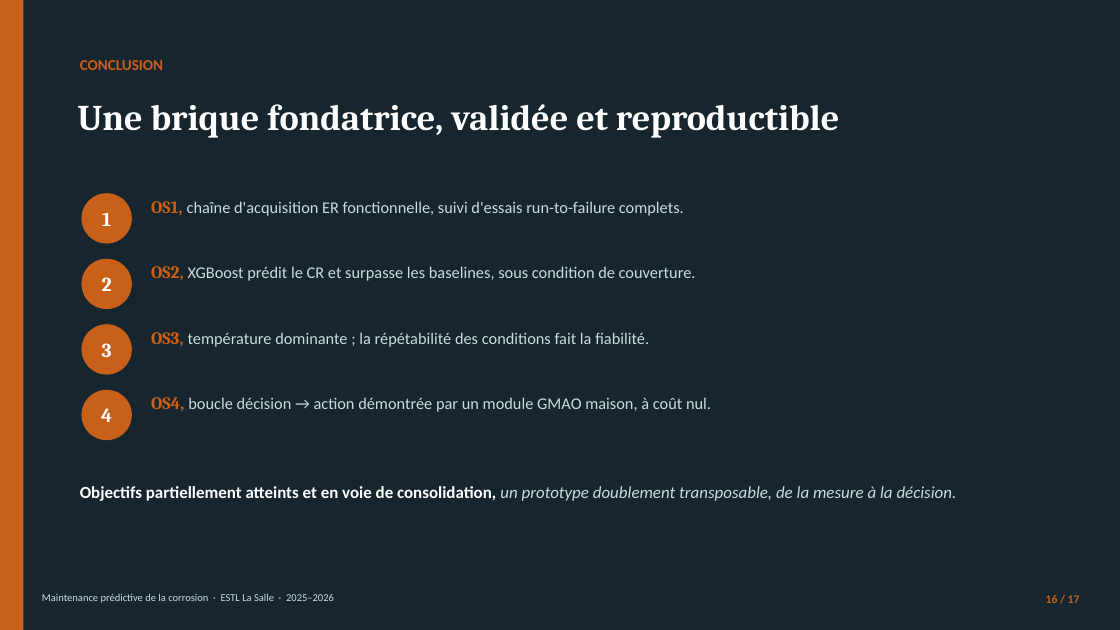
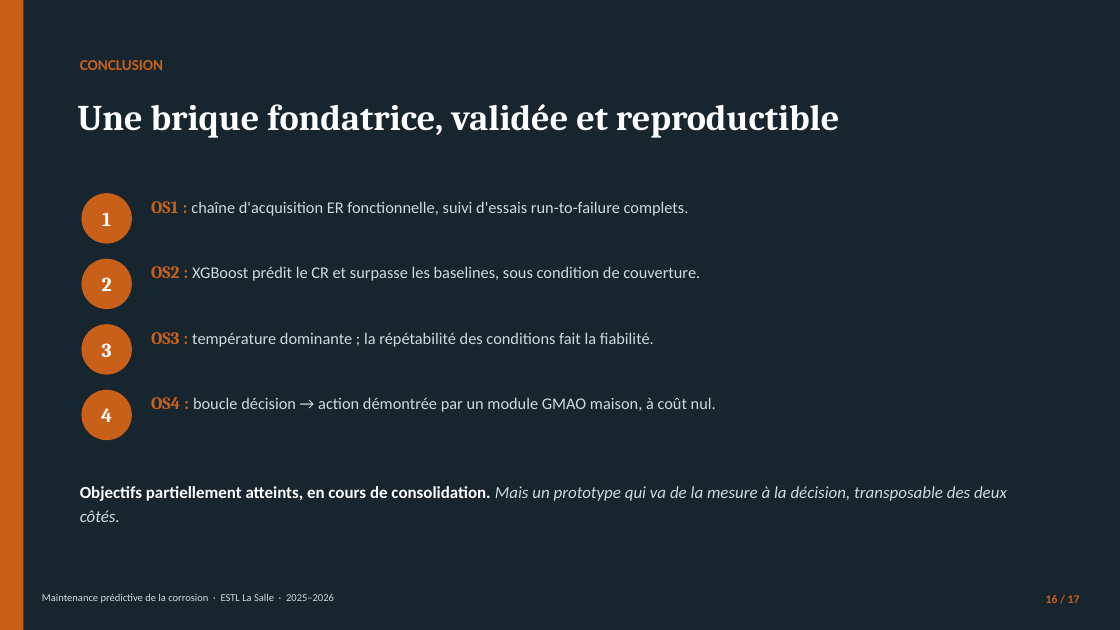
Before and after one commit to londola13/predictive-maintenance-corrosion, a slide deck: slide 16 of soutenance/Soutenance_Corrosion_BATOUMBI.pptx. Drawn at 1120x630 pixels with LibreOffice and Linux fonts; fonts in the diff are those of the drawing. Boxes give left, top, right and bottom in pixels: in the first picture for what was removed or moved away, otherwise in the second. Text is boxed around its words. In the diff, an @@ line names an element or a change of style, - is before the commit and + after.

```diff
--- a/soutenance/Soutenance_Corrosion_BATOUMBI.pptx
+++ b/soutenance/Soutenance_Corrosion_BATOUMBI.pptx
@@ text at (151,201,689,216): text changed @@
-OS1, chaîne d'acquisition ER fonctionnelle, suivi d'essais run-to-failure complets.
+OS1 : chaîne d'acquisition ER fonctionnelle, suivi d'essais run-to-failure complets.
@@ text at (151,266,700,281): text changed @@
-OS2, XGBoost prédit le CR et surpasse les baselines, sous condition de couverture.
+OS2 : XGBoost prédit le CR et surpasse les baselines, sous condition de couverture.
@@ text at (151,332,654,347): text changed @@
-OS3, température dominante ; la répétabilité des conditions fait la fiabilité.
+OS3 : température dominante ; la répétabilité des conditions fait la fiabilité.
@@ text at (151,397,716,412): text changed @@
-OS4, boucle décision → action démontrée par un module GMAO maison, à coût nul.
+OS4 : boucle décision → action démontrée par un module GMAO maison, à coût nul.
@@ text at (80,486,1007,522): text changed @@
-Objectifs partiellement atteints et en voie de consolidation, un prototype doublement transposable, de la mesure à la décision.
+Objectifs partiellement atteints, en cours de consolidation. Mais un prototype qui va de la mesure à la décision, transposable des deux côtés.
```
Also in this commit, not shown: 8 other slides changed, 1 other file.
